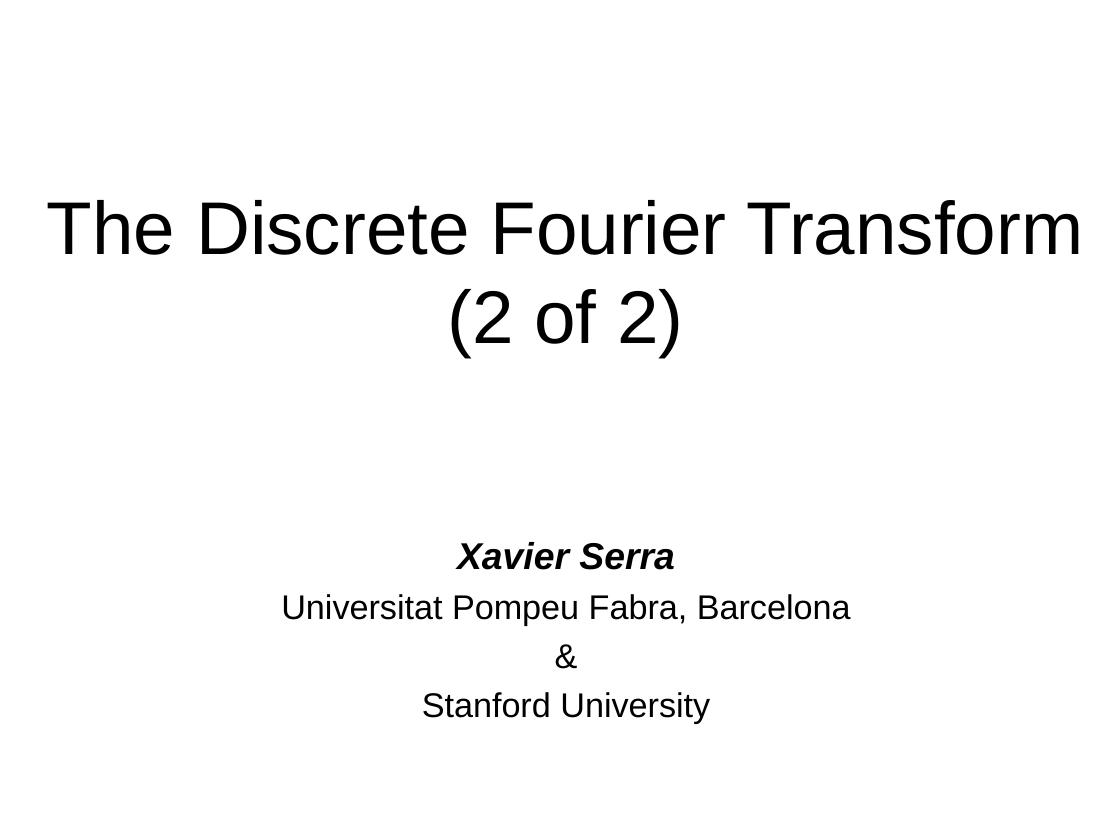
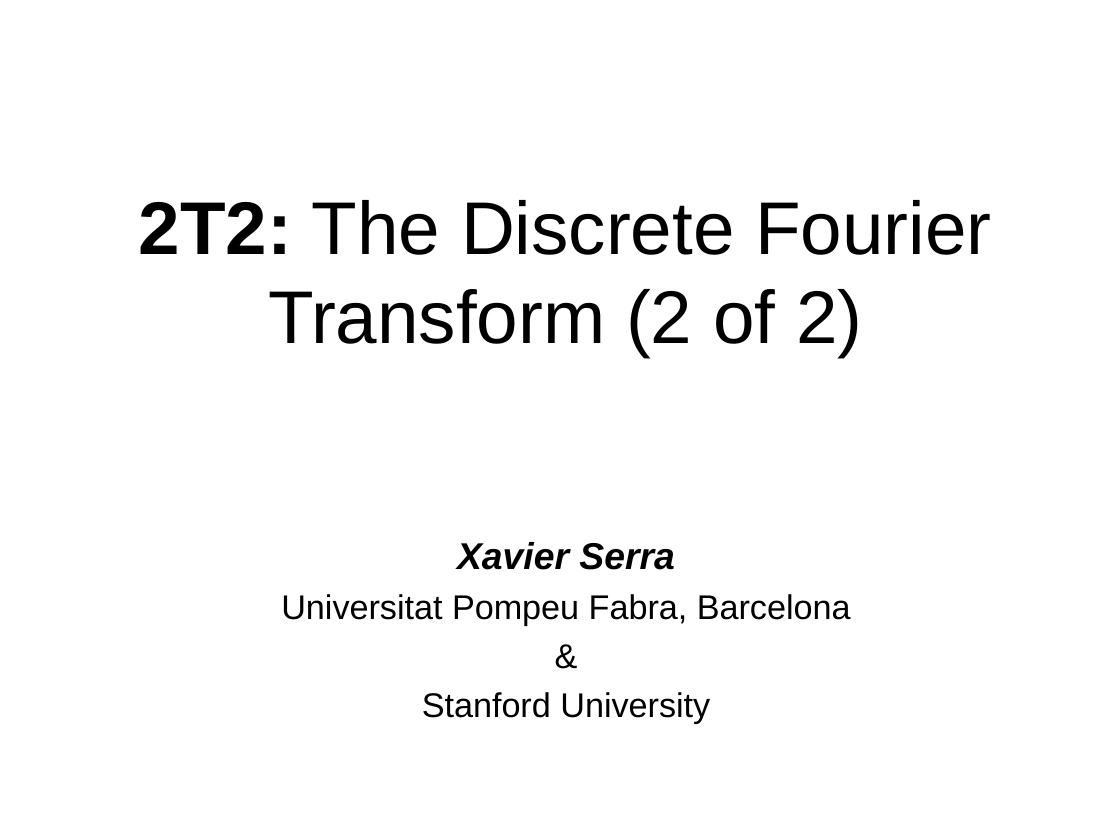
Before and after one commit to MTG/sms-tools, a slide deck: slide 1 of lectures/2-DFT/2T2-DFT-2.odp. Drawn at 1120x840 pixels with LibreOffice and Linux fonts; fonts in the diff are those of the drawing. Boxes give left, top, right and bottom in pixels: in the first picture for what was removed or moved away, otherwise in the second. Text is boxed around its words. In the diff, an @@ line names an element or a change of style, - is before the commit and + after.

```diff
--- a/lectures/2-DFT/2T2-DFT-2.odp
+++ b/lectures/2-DFT/2T2-DFT-2.odp
@@ title at (139,200,991,357): text changed @@
-The Discrete Fourier Transform
-(2 of 2)
+2T2: The Discrete Fourier Transform (2 of 2)
```
Also in this commit, not shown: 1 other slide changed, 7 other files.
